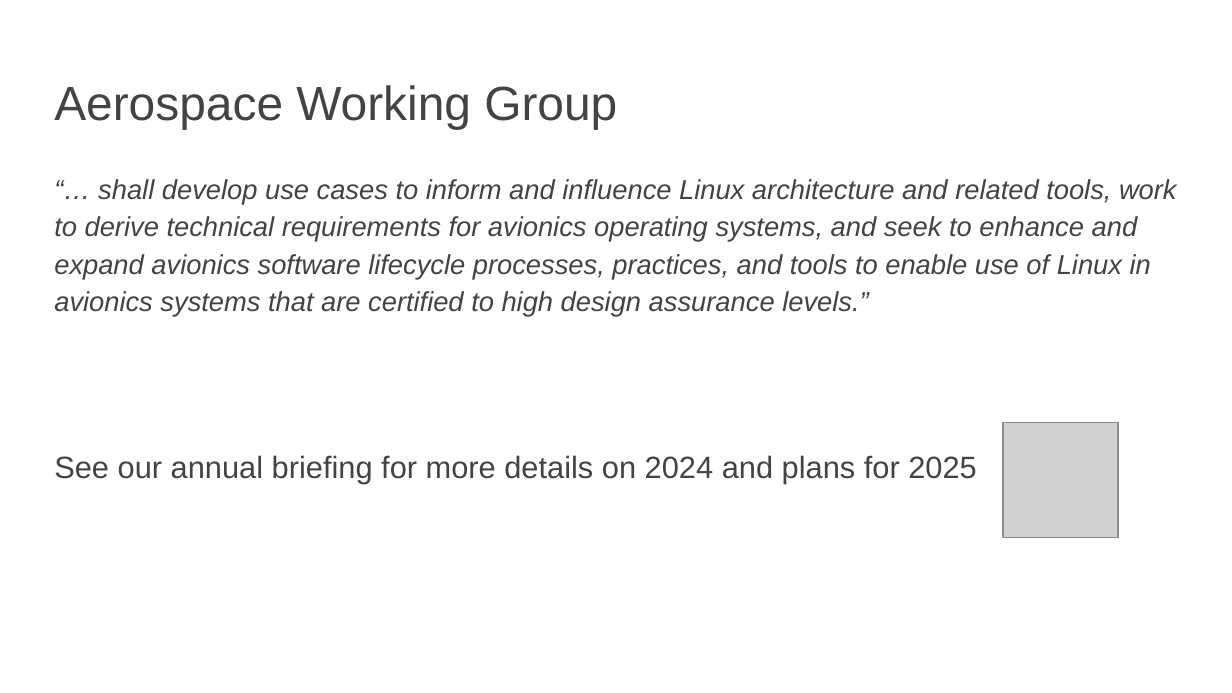
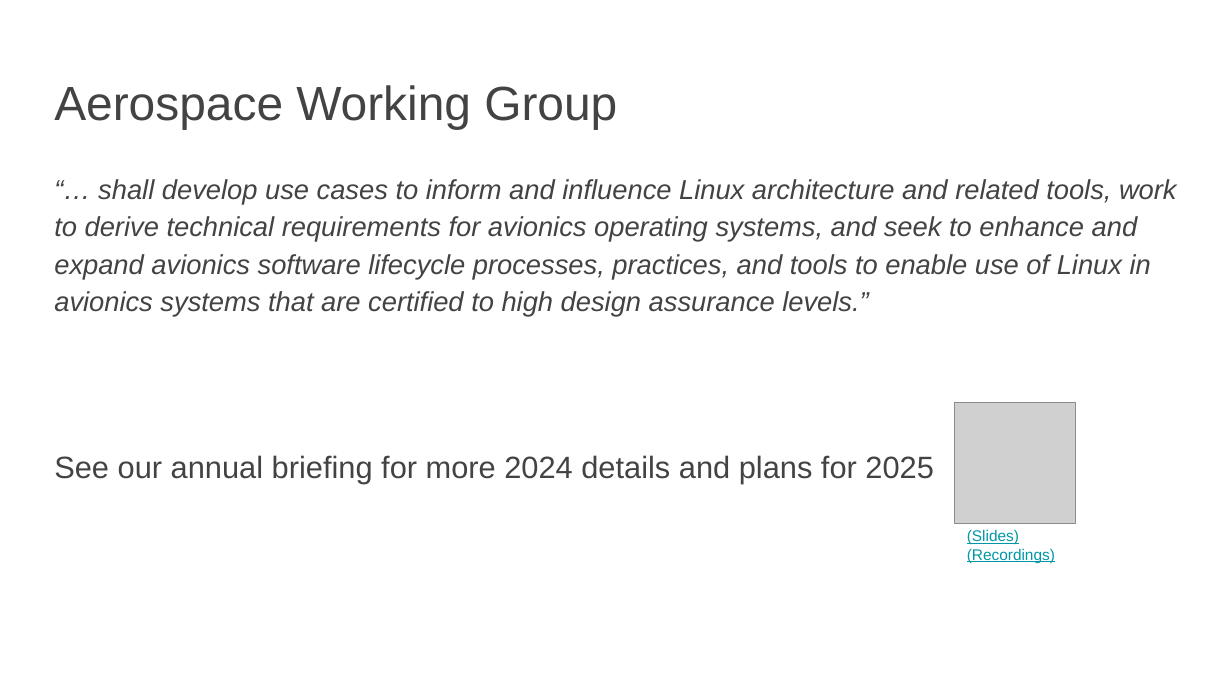
Before and after one commit to elisa-tech/wg-aerospace, a slide deck: slide 4 of presentations/ELISA-FSW-March2025.pptx. Drawn at 1232x693 pixels with LibreOffice and Linux fonts; fonts in the diff are those of the drawing; grey boxes stand for pictures; background and template pictures are left out. Boxes give left, top, right and bottom in pixels: in the first picture for what was removed or moved away, otherwise in the second. Text is boxed around its words. In the diff, an @@ line names an element or a change of style, - is before the commit and + after.

Commit message:
Dropped SGL section and added annual update links

```diff
--- a/presentations/ELISA-FSW-March2025.pptx
+++ b/presentations/ELISA-FSW-March2025.pptx
@@ picture added at (x1=955, y1=403, x2=1076, y2=524) @@
@@ picture removed at (x1=1003, y1=423, x2=1117, y2=537) @@
@@ text at (x1=54, y1=455, x2=933, y2=483): text changed @@
-See our annual briefing for more details on 2024 and plans for 2025
+See our annual briefing for more 2024 details and plans for 2025
@@ text added at (x1=967, y1=529, x2=1055, y2=563), 9 pt, text #0097A7, underline @@
+(Slides) (Recordings)
```
Also in this commit, not shown: 3 other slides changed, 3 slides removed.
